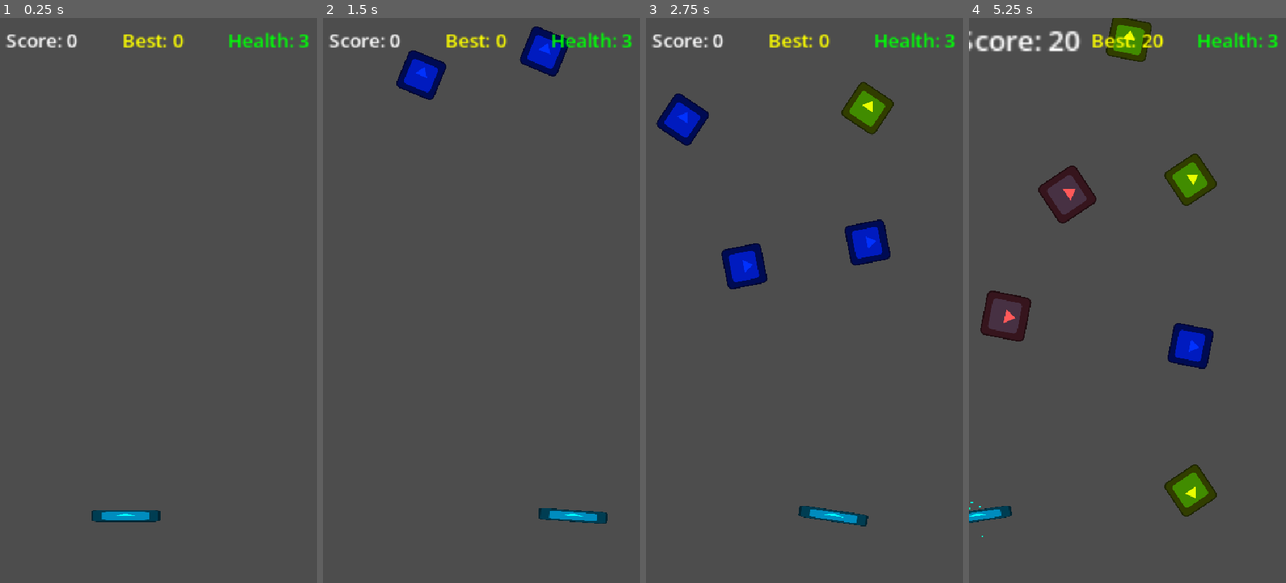
Above: before the commit, frames 1-4 (left to right).
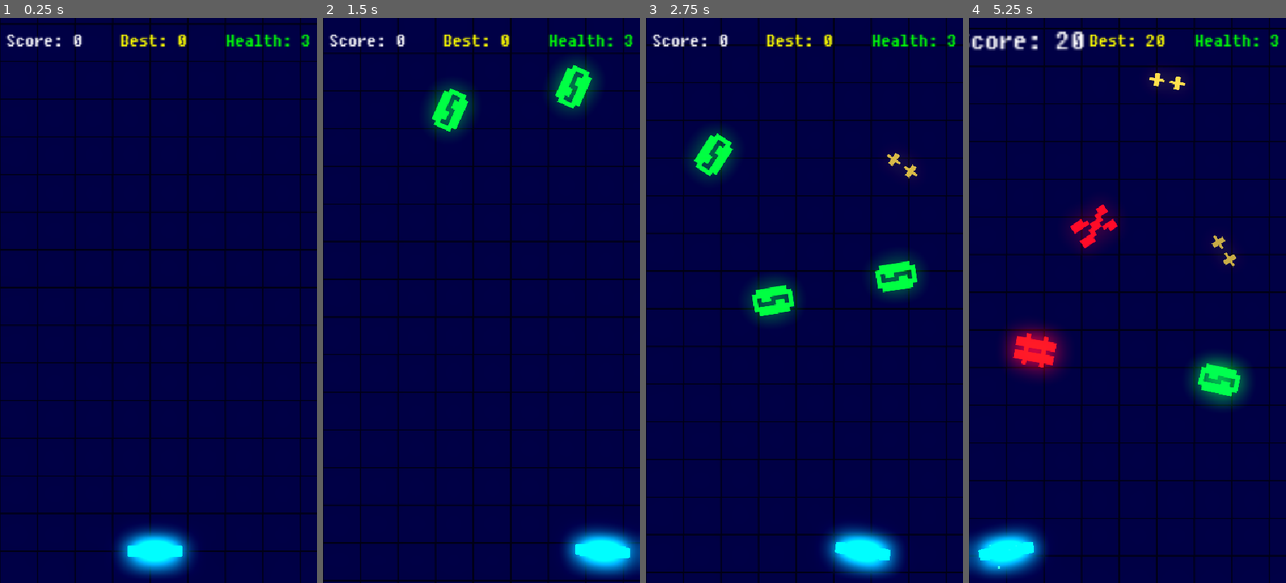
Above: after the commit, the same moments.

Repository: Fuheshka/Neon-Catcher
Game: Godot game, scene res://scenes/main.tscn
The game is run twice, just before and just after one commit, with the same random seed, the same clock (stepped at 60 frames per second) and the same inputs. The engine's default icon, where the game draws it, is replaced by a stand-in: a white triangle on a blue panel in a dark square.
Inputs:
- Up to frame 1 (0.25 s): no input
- Up to frame 2 (1.5 s): hold D (move_right) 0.53-1.28 s; hold A (move_left) from 1.28 s (still down)
- Up to frame 3 (2.75 s): release A (move_left) at 2.03 s; hold D (move_right) from 2.03 s (still down)
- Up to frame 4 (5.25 s): release D (move_right) at 3.53 s; hold A (move_left) from 3.53 s (still down)

The runs differ from the first frame. In frame 1, 100% of the frame differs, in the area x 0-100%, y 0-100%; in frame 2, 99%; in frame 3, 99%; in frame 4, 100%.

Commit message:
Add grid background, font and golden bonus & trails
Adds visual polish and new gameplay visuals: imports a tiled grid texture and a Fixedsys font, enables HDR 2D, and adds a GridScroller script + shader-backed grid rendering in Background.gd. Introduces a GOLDEN falling object type with label, pulsing and glitch effects, updates falling_object.tscn (radius, label, font) and falling_object.gd to support glyphs and special styling. Replaces spawn-ghost trail code with a performant Line2D neon trail for the player (new exports and trail management in player.gd and nodes in player.tscn). Updates UI to use the imported font via a Theme, tweaks scene layout (camera position, world environment), and minor adjustments to various scene resources.

Diff:
--- a/project.godot
+++ b/project.godot
@@ -50,3 +50,4 @@
 rendering_device/driver.windows="d3d12"
 renderer/rendering_method="gl_compatibility"
 renderer/rendering_method.mobile="gl_compatibility"
+viewport/hdr_2d=true
--- a/scenes/GoldenBonus.tscn
+++ b/scenes/GoldenBonus.tscn
@@ -3,7 +3,9 @@
 [ext_resource type="PackedScene" uid="uid://ogw72in4cyx5" path="res://scenes/falling_object.tscn" id="1_3rg8t"]
 
 [node name="FallingObject" unique_id=1262759128 instance=ExtResource("1_3rg8t")]
-object_type = "Bonus"
+scale = Vector2(0.35, 0.35)
+object_type = "GOLDEN"
+falling_speed = 300.0
 score_value = 50
 
 [node name="Sprite2D" parent="." index="0" unique_id=2069342748]
--- a/scenes/bonus.tscn
+++ b/scenes/bonus.tscn
@@ -3,7 +3,6 @@
 [ext_resource type="PackedScene" uid="uid://ogw72in4cyx5" path="res://scenes/falling_object.tscn" id="1_3no7k"]
 
 [node name="FallingObject" unique_id=1262759128 instance=ExtResource("1_3no7k")]
-object_type = "Bonus"
 
 [node name="Sprite2D" parent="." index="0" unique_id=2069342748]
 modulate = Color(0, 0.19140625, 1, 1)
--- a/scenes/falling_object.tscn
+++ b/scenes/falling_object.tscn
@@ -2,16 +2,39 @@
 
 [ext_resource type="Script" uid="uid://dt1gbgvlxsc3t" path="res://scripts/falling_object.gd" id="1_vp4w2"]
 [ext_resource type="Texture2D" uid="uid://brhjuklrsvqyd" path="res://icon.svg" id="2_ue6sm"]
+[ext_resource type="FontFile" uid="uid://7gmdxpbn8lpj" path="res://assets/ofont.ru_Fixedsys.ttf" id="3_wdmyw"]
 
 [sub_resource type="CircleShape2D" id="CircleShape2D_wdmyw"]
-radius = 65.6
+radius = 72.0
 
 [node name="FallingObject" type="Area2D" unique_id=1262759128]
 scale = Vector2(0.6, 0.6)
 script = ExtResource("1_vp4w2")
 
 [node name="Sprite2D" type="Sprite2D" parent="." unique_id=2069342748]
+visible = false
 texture = ExtResource("2_ue6sm")
+
+[node name="Label" type="Label" parent="." unique_id=123456790]
+modulate = Color(0, 2, 0.25, 1)
+anchors_preset = 8
+anchor_left = 0.5
+anchor_top = 0.5
+anchor_right = 0.5
+anchor_bottom = 0.5
+offset_left = -61.666664
+offset_top = -106.666664
+offset_right = 38.333336
+offset_bottom = 94.333336
+grow_horizontal = 2
+grow_vertical = 2
+size_flags_horizontal = 4
+theme_override_constants/outline_size = 1
+theme_override_fonts/font = ExtResource("3_wdmyw")
+theme_override_font_sizes/font_size = 200
+text = "0"
+horizontal_alignment = 1
+vertical_alignment = 1
 
 [node name="CollisionShape2D" type="CollisionShape2D" parent="." unique_id=952407293]
 shape = SubResource("CircleShape2D_wdmyw")
--- a/scenes/main.tscn
+++ b/scenes/main.tscn
@@ -1,6 +1,7 @@
 [gd_scene format=3 uid="uid://c56jho8fwbs05"]
 
 [ext_resource type="Script" uid="uid://dem7flbycx27y" path="res://scripts/game_manager.gd" id="1_0wfyh"]
+[ext_resource type="Texture2D" uid="uid://qj8gjyja4bdk" path="res://assets/grid.png" id="1_choun"]
 [ext_resource type="Script" uid="uid://pfrhitkke0bk" path="res://scripts/spawner.gd" id="2_sugp2"]
 [ext_resource type="PackedScene" uid="uid://q84vpce34yvx" path="res://scenes/ui.tscn" id="2_tefeu"]
 [ext_resource type="PackedScene" uid="uid://b5c6xdwr88dl7" path="res://scenes/player.tscn" id="3_sugp2"]
@@ -9,8 +10,34 @@
 [ext_resource type="Script" uid="uid://cb4052vwsyh6h" path="res://scripts/Background.gd" id="5_bg"]
 [ext_resource type="Script" uid="uid://dgk1hndi6u2d8" path="res://scripts/CameraManager.gd" id="6_cam"]
 [ext_resource type="PackedScene" uid="uid://dmnbyyokivc3g" path="res://scenes/GoldenBonus.tscn" id="8_85g3d"]
+[ext_resource type="Script" uid="uid://gridscroll" path="res://scripts/GridScroller.gd" id="9_grid"]
+
+[sub_resource type="Environment" id="Environment_ya4ey"]
+background_mode = 3
+glow_enabled = true
+glow_intensity = 1.0
+glow_bloom = 0.5
+glow_hdr_threshold = 0.09
 
 [node name="Main" type="Node" unique_id=739570215]
+
+[node name="GridBackground" type="ColorRect" parent="." unique_id=1430302803]
+anchors_preset = 15
+anchor_right = 1.0
+anchor_bottom = 1.0
+grow_horizontal = 2
+grow_vertical = 2
+color = Color(0.010894775, 0, 0.19921875, 1)
+
+[node name="TextureRect" type="TextureRect" parent="." unique_id=717040695]
+anchors_preset = 15
+anchor_right = 1.0
+anchor_bottom = 1.0
+grow_horizontal = 2
+grow_vertical = 2
+texture = ExtResource("1_choun")
+stretch_mode = 1
+script = ExtResource("9_grid")
 
 [node name="GameManager" type="Node" parent="." unique_id=604061707]
 script = ExtResource("1_0wfyh")
@@ -20,7 +47,7 @@
 [node name="World" type="Node2D" parent="." unique_id=2008451902]
 
 [node name="Camera2D" type="Camera2D" parent="World" unique_id=112233445]
-position = Vector2(320, 540)
+position = Vector2(270, 480)
 script = ExtResource("6_cam")
 
 [node name="Background" type="ColorRect" parent="World" unique_id=863730468]
@@ -46,3 +73,6 @@
 
 [node name="SpawnPosRight" type="Marker2D" parent="World" unique_id=1070438267]
 position = Vector2(520, -50)
+
+[node name="WorldEnvironment" type="WorldEnvironment" parent="." unique_id=349747797]
+environment = SubResource("Environment_ya4ey")
--- a/scenes/player.tscn
+++ b/scenes/player.tscn
@@ -14,12 +14,19 @@
 _data = [Vector2(0, 1), 0.0, 0.0, 0, 0, Vector2(0.9920634, -1), 0.0, 0.0, 0, 0]
 point_count = 2
 
+[sub_resource type="Curve" id="Curve_trail_width"]
+_data = [Vector2(0, 1.2), 0.0, 0.0, 0, 0, Vector2(1, 0.25), 0.0, 0.0, 0, 0]
+point_count = 2
+
+[sub_resource type="Gradient" id="Gradient_qhqgy"]
+colors = PackedColorArray(0, 0.5024719, 0.72265625, 1, 1, 1, 1, 0)
+
 [node name="Player" type="Area2D" unique_id=1735748119]
 script = ExtResource("1_g2els")
 
 [node name="Sprite2D" type="Sprite2D" parent="." unique_id=1411610265]
-modulate = Color(0, 0.9980469, 0.99450374, 1)
-scale = Vector2(0.921875, 0.15625)
+modulate = Color(0, 7.783, 7.754, 1)
+scale = Vector2(0.734375, 0.15625)
 texture = ExtResource("1_3vyb7")
 
 [node name="CollisionShape2D" type="CollisionShape2D" parent="." unique_id=549440501]
@@ -41,3 +48,17 @@
 hue_variation_min = 1.0
 hue_variation_max = 1.0
 hue_variation_curve = SubResource("Curve_g2els")
+
+[node name="TrailLine" type="Line2D" parent="." unique_id=987654321]
+width = 8.0
+width_curve = SubResource("Curve_trail_width")
+default_color = Color(0, 1.8, 1.5, 0.9)
+texture_mode = 1
+joint_mode = 2
+begin_cap_mode = 2
+end_cap_mode = 2
+antialiased = true
+
+[node name="Line2D" type="Line2D" parent="." unique_id=1922797246]
+width = 100.0
+gradient = SubResource("Gradient_qhqgy")
--- a/scenes/ui.tscn
+++ b/scenes/ui.tscn
@@ -1,7 +1,11 @@
 [gd_scene format=3 uid="uid://q84vpce34yvx"]
 
 [ext_resource type="Script" uid="uid://c6x6j5ax3cxws" path="res://scripts/HUD.gd" id="1_x4jx1"]
+[ext_resource type="FontFile" uid="uid://7gmdxpbn8lpj" path="res://assets/ofont.ru_Fixedsys.ttf" id="1_yev5y"]
 [ext_resource type="Script" uid="uid://cmku4yp7fwhvu" path="res://scripts/GameOverScreen.gd" id="2_yev5y"]
+
+[sub_resource type="Theme" id="Theme_gdt2y"]
+default_font = ExtResource("1_yev5y")
 
 [node name="UI" type="CanvasLayer" unique_id=516871522]
 
@@ -11,6 +15,7 @@
 anchor_right = 1.0
 offset_bottom = 83.0
 grow_horizontal = 2
+theme = SubResource("Theme_gdt2y")
 script = ExtResource("1_x4jx1")
 score_label = NodePath("HBoxContainer/ScoreLabel")
 health_label = NodePath("HBoxContainer/HealthLabel")
--- a/scripts/Background.gd
+++ b/scripts/Background.gd
@@ -6,13 +6,53 @@
 @export var max_difficulty_steps: int = 10
 @export var transition_duration: float = 1.4
 
+@export var grid_scroll: Vector2 = Vector2(0.0, -0.35)
+@export var grid_cell_size: Vector2 = Vector2(72.0, 72.0)
+@export var grid_line_thickness: float = 0.06
+@export var grid_color: Color = Color(0.0, 1.35, 1.1, 0.45)
+
+const _GRID_SHADER: String = """
+shader_type canvas_item;
+
+uniform vec2 u_scroll_speed = vec2(0.0, -0.35);
+uniform vec2 u_grid_size = vec2(72.0, 72.0);
+uniform float u_line_thickness = 0.06;
+uniform vec4 u_grid_color = vec4(0.0, 1.35, 1.1, 0.45);
+uniform vec4 u_bg_color = vec4(0.05, 0.08, 0.16, 1.0);
+uniform float u_time = 0.0;
+
+void fragment() {
+	vec2 uv = FRAGCOORD.xy / u_grid_size + (u_scroll_speed * u_time);
+	vec2 cell = abs(fract(uv) - 0.5);
+	float line_dist = max(cell.x, cell.y);
+	float line = smoothstep(0.5, 0.5 - u_line_thickness, line_dist);
+	vec4 grid = vec4(u_grid_color.rgb, u_grid_color.a * line);
+	COLOR = mix(u_bg_color, grid, line);
+}
+"""
+
 var _tween: Tween
+var _shader_material: ShaderMaterial
+var _time: float = 0.0
 
 
 func _ready() -> void:
 	color = start_color
+	_ensure_shader()
+	set_process(true)
 	Events.difficulty_increased.connect(_on_difficulty_increased)
 	Events.game_over.connect(_on_game_over)
+
+
+func _process(delta: float) -> void:
+	_time += delta
+	if _shader_material:
+		_shader_material.set_shader_parameter("u_time", _time)
+		_shader_material.set_shader_parameter("u_scroll_speed", grid_scroll)
+		_shader_material.set_shader_parameter("u_grid_size", grid_cell_size)
+		_shader_material.set_shader_parameter("u_line_thickness", grid_line_thickness)
+		_shader_material.set_shader_parameter("u_grid_color", grid_color)
+		_shader_material.set_shader_parameter("u_bg_color", color)
 
 
 func _on_difficulty_increased(level: int) -> void:
@@ -30,3 +70,21 @@
 		_tween.kill()
 	_tween = create_tween()
 	_tween.tween_property(self, "color", start_color, transition_duration).set_ease(Tween.EASE_IN_OUT).set_trans(Tween.TRANS_SINE)
+
+
+func _ensure_shader() -> void:
+	if material == null or not (material is ShaderMaterial):
+		var shader: Shader = Shader.new()
+		shader.code = _GRID_SHADER
+		_shader_material = ShaderMaterial.new()
+		_shader_material.shader = shader
+		material = _shader_material
+	else:
+		_shader_material = material as ShaderMaterial
+
+	_shader_material.set_shader_parameter("u_grid_size", grid_cell_size)
+	_shader_material.set_shader_parameter("u_line_thickness", grid_line_thickness)
+	_shader_material.set_shader_parameter("u_grid_color", grid_color)
+	_shader_material.set_shader_parameter("u_bg_color", start_color)
+	_shader_material.set_shader_parameter("u_scroll_speed", grid_scroll)
+	_shader_material.set_shader_parameter("u_time", _time)
--- /dev/null
+++ b/scripts/GridScroller.gd
@@ -0,0 +1,54 @@
+extends TextureRect
+class_name GridScroller
+
+@export var scroll_speed: Vector2 = Vector2(0.0, -40.0)
+
+var _uv_offset: Vector2 = Vector2.ZERO
+var _texture_size: Vector2 = Vector2.ONE
+var _shader_material: ShaderMaterial
+
+const _SCROLL_SHADER: String = """
+shader_type canvas_item;
+uniform vec2 u_offset = vec2(0.0, 0.0);
+
+void fragment() {
+	vec2 uv = UV + u_offset;
+	COLOR = texture(TEXTURE, uv);
+}
+"""
+
+func _ready() -> void:
+	set_process(true)
+	_refresh_texture_size()
+	_ensure_material()
+
+func _process(delta: float) -> void:
+	if texture == null or _shader_material == null:
+		return
+
+	_uv_offset += scroll_speed * delta
+	# Use normalized offset (UV space) so wrapping works with tiled textures.
+	var normalized_offset: Vector2 = Vector2.ZERO
+	if _texture_size.x != 0.0:
+		normalized_offset.x = _uv_offset.x / _texture_size.x
+	if _texture_size.y != 0.0:
+		normalized_offset.y = _uv_offset.y / _texture_size.y
+	# Wrap to avoid large values.
+	normalized_offset.x = fposmod(normalized_offset.x, 1.0)
+	normalized_offset.y = fposmod(normalized_offset.y, 1.0)
+	_shader_material.set_shader_parameter("u_offset", normalized_offset)
+
+func _refresh_texture_size() -> void:
+	_texture_size = texture.get_size() if texture != null else Vector2.ONE
+
+func _ensure_material() -> void:
+	if material == null or not (material is ShaderMaterial):
+		var shader: Shader = Shader.new()
+		shader.code = _SCROLL_SHADER
+		_shader_material = ShaderMaterial.new()
+		_shader_material.shader = shader
+		material = _shader_material
+	else:
+		_shader_material = material as ShaderMaterial
+	# Enable repeat so UV offset wraps visually when the texture import allows it.
+	texture_repeat = TEXTURE_REPEAT_ENABLED
--- a/scripts/falling_object.gd
+++ b/scripts/falling_object.gd
@@ -1,7 +1,7 @@
 extends Area2D
 class_name FallingObject
 
-@export_enum("Bonus", "Enemy", "Powerup") var object_type: String = "Bonus"
+@export_enum("Bonus", "Enemy", "GOLDEN") var object_type: String = "Bonus"
 
 """Downward speed in pixels per second."""
 @export var falling_speed: float = 260.0
@@ -18,7 +18,14 @@
 @onready var _screen_notifier: VisibleOnScreenNotifier2D = get_node_or_null("VisibleOnScreenNotifier2D") as VisibleOnScreenNotifier2D
 @onready var _game_manager: GameManager = get_node_or_null("/root/GameManager") as GameManager
 @onready var _sprite: Sprite2D = get_node_or_null("Sprite2D") as Sprite2D
+@onready var _label: Label = get_node_or_null("Label") as Label
 var _base_sprite_scale: Vector2 = Vector2.ONE
+var _base_label_scale: Vector2 = Vector2.ONE
+var _sprite_base_position: Vector2 = Vector2.ZERO
+var _label_base_position: Vector2 = Vector2.ZERO
+
+var _pulse_tween: Tween
+var _glitch_tween: Tween
 
 var _active: bool = true
 
@@ -26,8 +33,15 @@
 func _ready() -> void:
 	if _sprite != null:
 		_base_sprite_scale = _sprite.scale
+		_sprite_base_position = _sprite.position
 		_maybe_infer_object_type()
-		_apply_visual_style()
+	if _label != null:
+		_base_label_scale = _label.scale
+		_label_base_position = _label.position
+	_maybe_infer_object_type()
+	_apply_visual_style()
+	_start_pulse()
+	_start_glitch_flicker()
 	if _screen_notifier != null:
 		# Free the object when it leaves the screen; avoids buildup.
 		_screen_notifier.screen_exited.connect(_on_screen_exited)
@@ -59,26 +73,31 @@
 
 
 func _apply_visual_style() -> void:
-	if _sprite == null:
-		return
 	var style: Dictionary = _get_style_for_type(object_type)
-	_sprite.scale = _base_sprite_scale * (style.get("scale", Vector2.ONE))
-	var current_color: Color = _sprite.modulate
-	var target_color: Color = style.get("color", current_color)
-	# Preserve custom-tinted bonuses (e.g., golden bonus) by only overriding
-	# color when the current modulate is effectively white.
-	if object_type != "Bonus" or current_color.is_equal_approx(Color.WHITE):
-		_sprite.modulate = target_color
+	if _sprite != null:
+		_sprite.scale = _base_sprite_scale * (style.get("scale", Vector2.ONE))
+		var current_color: Color = _sprite.modulate
+		var target_color: Color = style.get("color", current_color)
+		# Preserve custom-tinted bonuses (e.g., golden bonus) by only overriding
+		# color when the current modulate is effectively white.
+		if object_type != "Bonus" or current_color.is_equal_approx(Color.WHITE):
+			_sprite.modulate = target_color
+	if _label != null:
+		_label.text = style.get("glyph", _label.text)
+		_label.modulate = style.get("color", _label.modulate)
+		_label.scale = _base_label_scale * (style.get("scale", Vector2.ONE))
 
 
 func _get_style_for_type(type_name: String) -> Dictionary:
 	match type_name:
 		"Enemy":
-			return {"scale": Vector2(1.0, 1.0), "color": Color(1.0, 0.35, 0.35)}
-		"Powerup":
-			return {"scale": Vector2(1.05, 1.05), "color": Color(1.0, 0.9, 0.2)}
+			var glyphs: Array[String] = ["X", "@", "#", "%", "&"]
+			return {"scale": Vector2(1.0, 1.0), "color": Color(2.0, 0.1, 0.1, 1.0), "glyph": glyphs[randi() % glyphs.size()]}
+		"GOLDEN":
+			return {"scale": Vector2(1.05, 1.05), "color": Color(1.4, 1.2, 0.3, 1.0), "glyph": "++"}
 		_:
-			return {"scale": Vector2(0.9, 0.9), "color": Color(0.8, 1.0, 0.35)}
+			var glyphs_bonus: Array[String] = ["0", "1"]
+			return {"scale": Vector2(0.9, 0.9), "color": Color(0.0, 2.0, 0.25, 1.0), "glyph": glyphs_bonus[randi() % glyphs_bonus.size()]}
 
 
 func _maybe_infer_object_type() -> void:
@@ -90,7 +109,45 @@
 		return
 	if path.find("enemy") != -1:
 		object_type = "Enemy"
-	elif path.find("power") != -1:
-		object_type = "Powerup"
+	elif path.find("golden") != -1:
+		object_type = "GOLDEN"
 	elif path.find("bonus") != -1:
 		object_type = "Bonus"
+
+
+func _start_pulse() -> void:
+	var target: CanvasItem = _label if _label != null else _sprite
+	if target == null:
+		return
+	if _pulse_tween and _pulse_tween.is_running():
+		_pulse_tween.kill()
+	_pulse_tween = create_tween()
+	_pulse_tween.set_parallel(true)
+	var base_scale: Vector2 = _base_label_scale if _label != null else _base_sprite_scale
+	_pulse_tween.tween_property(target, "scale", base_scale * 1.08, 0.35).set_trans(Tween.TRANS_SINE).set_ease(Tween.EASE_IN_OUT)
+	_pulse_tween.tween_property(target, "modulate", target.modulate * Color(1.1, 1.1, 1.1, 1.0), 0.35).set_trans(Tween.TRANS_SINE).set_ease(Tween.EASE_IN_OUT)
+	_pulse_tween.tween_property(target, "scale", base_scale, 0.35).set_trans(Tween.TRANS_SINE).set_ease(Tween.EASE_IN_OUT)
+	_pulse_tween.tween_property(target, "modulate", target.modulate, 0.35).set_trans(Tween.TRANS_SINE).set_ease(Tween.EASE_IN_OUT)
+	_pulse_tween.set_loops()
+
+
+func _start_glitch_flicker() -> void:
+	var target: CanvasItem = _label if _label != null else _sprite
+	if target == null:
+		return
+	if _glitch_tween and _glitch_tween.is_running():
+		_glitch_tween.kill()
+	_glitch_tween = create_tween()
+	_glitch_tween.set_loops()
+	_glitch_tween.tween_property(target, "modulate:a", 0.55, 0.07).set_trans(Tween.TRANS_QUAD).set_ease(Tween.EASE_OUT)
+	_glitch_tween.tween_property(target, "modulate:a", 1.0, 0.05).set_trans(Tween.TRANS_SINE).set_ease(Tween.EASE_IN)
+	_glitch_tween.tween_callback(_random_jitter)
+
+
+func _random_jitter() -> void:
+	if _label:
+		_label.rotation = randf_range(-0.04, 0.04)
+		_label.position = _label_base_position + Vector2(randf_range(-2.0, 2.0), randf_range(-2.0, 2.0))
+	if _sprite:
+		_sprite.rotation = randf_range(-0.02, 0.02)
+		_sprite.position = _sprite_base_position + Vector2(randf_range(-1.5, 1.5), randf_range(-1.5, 1.5))
--- a/scripts/player.gd
+++ b/scripts/player.gd
@@ -13,26 +13,40 @@
 """Maximum tilt in radians applied while moving."""
 @export var max_tilt_radians: float = 0.15
 
-"""Seconds between spawning trail ghosts when moving."""
-@export var trail_spawn_interval: float = 0.06
-
-"""Minimum speed before ghosts start spawning."""
-@export var trail_min_speed: float = 120.0
-
 """Horizontal padding to keep the paddle on-screen."""
 @export var screen_padding: float = 64.0
 
+"""Number of points retained in the neon trail."""
+@export var trail_point_limit: int = 22
+
+"""Minimum distance between trail points (pixels)."""
+@export var trail_spacing: float = 10.0
+
+"""Minimum horizontal speed before the trail begins."""
+@export var trail_min_speed: float = 80.0
+
+"""Width of the neon trail line."""
+@export var trail_width: float = 8.0
+
+"""Color of the neon trail (HDR for extra glow)."""
+@export var trail_color: Color = Color(0.0, 1.8, 1.5, 0.9)
+
+"""How quickly the trail erodes when idle (points per second)."""
+@export var trail_decay_rate: float = 18.0
+
 var _enabled: bool = true
 var _velocity_x: float = 0.0
-var _trail_timer: float = 0.0
 var _tilt_tween: Tween
 var _squash_tween: Tween
 var _last_move_sign: int = 0
 var _base_scale: Vector2
 @onready var _events: Node = get_node("/root/Events")
 @onready var _sprite: Sprite2D = $Sprite2D
+@onready var _trail_line: Line2D = $TrailLine
 
 @onready var confetti: CPUParticles2D = $Confetti
+
+var _trail_points_world: PackedVector2Array = PackedVector2Array()
 
 
 func _ready() -> void:
@@ -41,6 +55,7 @@
 	# Use area_entered to detect collisions with falling objects.
 	area_entered.connect(_on_area_entered)
 	_base_scale = _sprite.scale
+	_setup_trail_line()
 
 
 func _physics_process(delta: float) -> void:
@@ -112,34 +127,50 @@
 
 
 func _update_trail(delta: float) -> void:
+	if _trail_line == null:
+		return
+	if _trail_points_world.is_empty():
+		_trail_points_world.append(global_position)
+
 	if abs(_velocity_x) < trail_min_speed:
-		_trail_timer = 0.0
+		if _trail_points_world.size() > 1:
+			var remove_count: int = clampi(int(ceil(trail_decay_rate * delta)), 1, _trail_points_world.size() - 1)
+			for i in range(remove_count):
+				_trail_points_world.remove_at(0)
+		_update_trail_line_points()
 		return
 
-	_trail_timer -= delta
-	if _trail_timer <= 0.0:
-		_spawn_ghost()
-		_trail_timer = trail_spawn_interval
+	var last_point: Vector2 = _trail_points_world[_trail_points_world.size() - 1]
+	var distance: float = global_position.distance_to(last_point)
+	if distance >= trail_spacing:
+		_trail_points_world.append(global_position)
+	else:
+		_trail_points_world[_trail_points_world.size() - 1] = global_position
+
+	while _trail_points_world.size() > trail_point_limit:
+		_trail_points_world.remove_at(0)
+
+	_update_trail_line_points()
 
 
-func _spawn_ghost() -> void:
-	var ghost: Sprite2D = Sprite2D.new()
-	ghost.texture = _sprite.texture
-	ghost.global_position = _sprite.global_position
-	ghost.global_rotation = _sprite.global_rotation
-	ghost.global_scale = _sprite.global_scale
-	var color: Color = _sprite.modulate
-	color.a = 0.6
-	ghost.modulate = color
-	ghost.z_index = _sprite.z_index - 1
+func _setup_trail_line() -> void:
+	if _trail_line == null:
+		return
+	_trail_line.width = trail_width
+	_trail_line.default_color = trail_color
+	_trail_line.clear_points()
+	_trail_points_world.clear()
+	_trail_points_world.append(global_position)
+	_update_trail_line_points()
 
-	var parent_node: Node = get_parent()
-	parent_node.add_child(ghost)
-	var tween: Tween = get_tree().create_tween()
-	tween.set_parallel(true)
-	tween.tween_property(ghost, "modulate:a", 0.0, 0.25)
-	tween.tween_property(ghost, "scale", ghost.scale * 1.1, 0.25)
-	tween.tween_callback(ghost.queue_free)
+
+func _update_trail_line_points() -> void:
+	if _trail_line == null:
+		return
+	var local_points: PackedVector2Array = PackedVector2Array()
+	for world_point in _trail_points_world:
+		local_points.append(to_local(world_point))
+	_trail_line.points = local_points
 
 
 func _play_squash_stretch(_direction_sign: int) -> void:
Binary file added: assets/grid.png
Not shown, added: assets/grid.png.import
Binary file added: assets/ofont.ru_Fixedsys.ttf
Not shown, added: assets/ofont.ru_Fixedsys.ttf.import
Not shown, added: scripts/GridScroller.gd.uid
